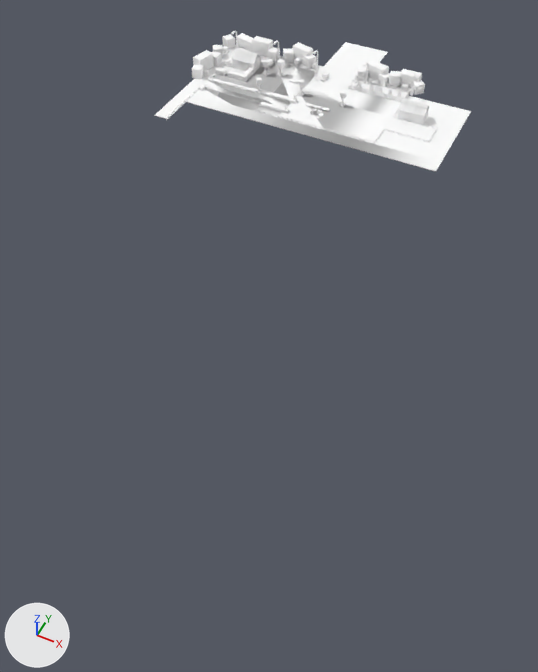
The Blender file project_files/hello_zoo-world-0x.blend: old version first, new version second.
Rendered twice from a 50 mm lens placed at (75.5, -135.4, 80.1), pointed at (38.4, -61.3, -12.5). Arrows for +X, +Y and +Z are at lower left; the lights stay in place. The picture after the commit comes second.

Before the edit, the objects in view are built like this:
```python
me_hello_zoo_environment_0n = bpy.data.meshes.new('hello_zoo-environment-0n')
me_hello_zoo_environment_0n.from_pydata(...)  # 9467 vertices, 15741 faces; spans x -4.2..52.5, y -0.9..5.0, z -14.5..30.0
me_hello_zoo_environment_0n.materials.append(mat_hello_zoo_environment_0n)  # its picture is missing
# before: 8780 (34.5, -0.1, 22.5) at pixel (343, 145), 8782 (34.5, 0.0, 22.5) at pixel (343, 145), 8821 (0.5, -0.1, 22.5) at pixel (186, 102), 8822 (0.5, 0.0, 22.5) at pixel (186, 101), 9459 (-2.5, -0.1, 29.5) at pixel (154, 115)
# before: 9460 (-2.5, -0.1, 0.5), 9461 (-2.5, 0.0, 29.5) at pixel (154, 115), 9462 (-2.5, 0.0, 0.5)
ob_hello_zoo_environment_0n = bpy.data.objects.new('hello_zoo-environment-0n', me_hello_zoo_environment_0n)
ob_hello_zoo_environment_0n.location = (0.0, 0.0, 0.0)
ob_hello_zoo_environment_0n.rotation_euler = (1.571, 0.0, 0.0)  # degrees (90, 0, 0)
```
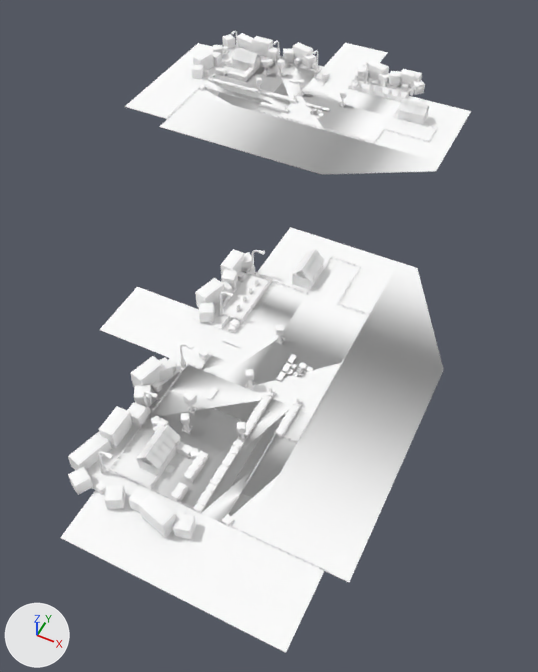
What the commit changed:
me_hello_zoo_environment_0n is used by ob_hello_zoo_environment_0n; location (0.0, 0.0, 0.0); rotation (1.571, 0.0, 0.0), in degrees (90, 0, 0).
me_hello_zoo_environment_0n had 9467 vertices, 15741 faces and spanned x -4.2..52.5, y -0.9..5.0, z -14.5..30.0.
me_hello_zoo_environment_0n now has 9467 vertices, 15741 faces and spans x -9.5..52.5, y -0.9..5.0, z -14.5..32.5.
Part 1, on me_hello_zoo_environment_0n:
Vertices 9459 to 9462 of me_hello_zoo_environment_0n move by (-7.0, 0.0, 0.0).
Vertices 8780, 8782, 8821, 8822 of me_hello_zoo_environment_0n move by (0.0, 0.0, 10.0).
Other edits to the shape of me_hello_zoo_environment_0n do not show in these pictures.
Mesh me_hello_zoo_environment_0n_003 is new.
It has 9467 vertices, 15741 faces and spans x -29.2..17.8, y -0.9..5.0, z -51.8..10.2.
It uses material mat_hello_zoo_environment_0n (its picture is missing).
Object 'hello_zoo-environment-0n.001' (ob_hello_zoo_environment_0n_001) is new; it shows me_hello_zoo_environment_0n_003.
Its location is (50.0, -100.0, 0.0).
Its rotation in degrees is (90, 0, 0).

What differs and where, as boxes (x1, y1, x2, y2) in the pictures (538 x 672 px; the box of a moved part takes in the faces that stretch with it):
'hello_zoo-environment-0n.001', added: after (60, 227, 443, 653)
'hello_zoo-environment-0n', reshaped (9% wider): before (155, 31, 471, 171); after (125, 31, 471, 175)
part 1 of me_hello_zoo_environment_0n, moved or reshaped: before (155, 51, 434, 171); after (125, 43, 436, 175)
